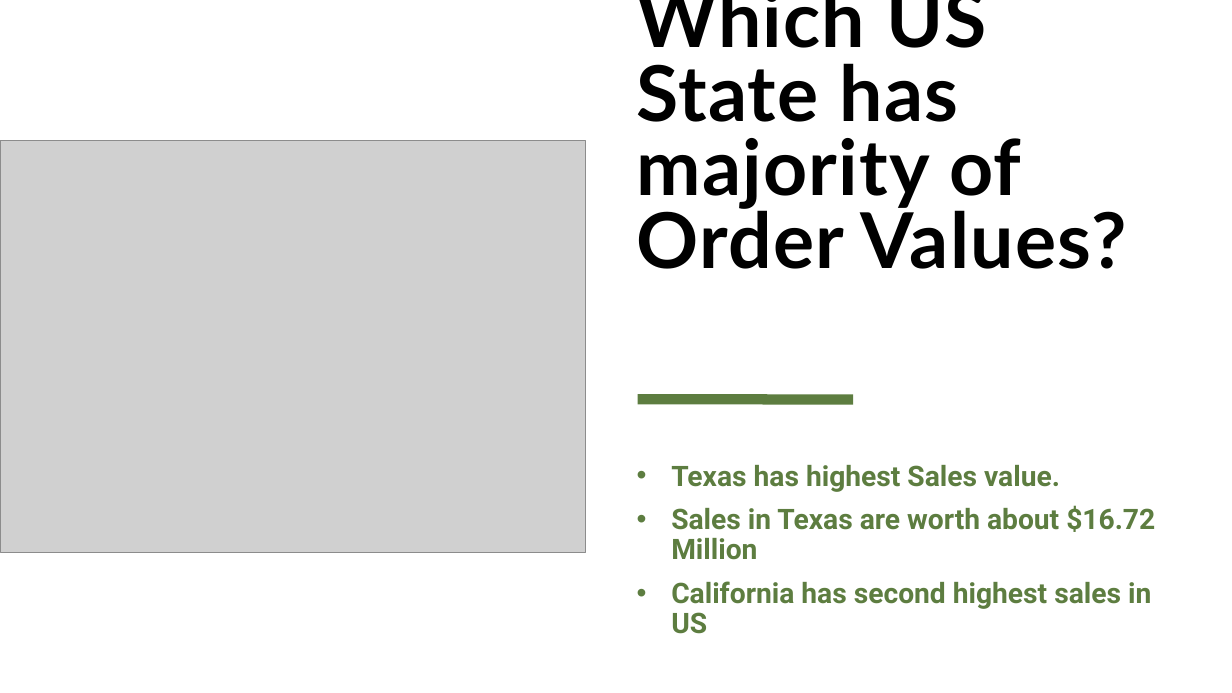
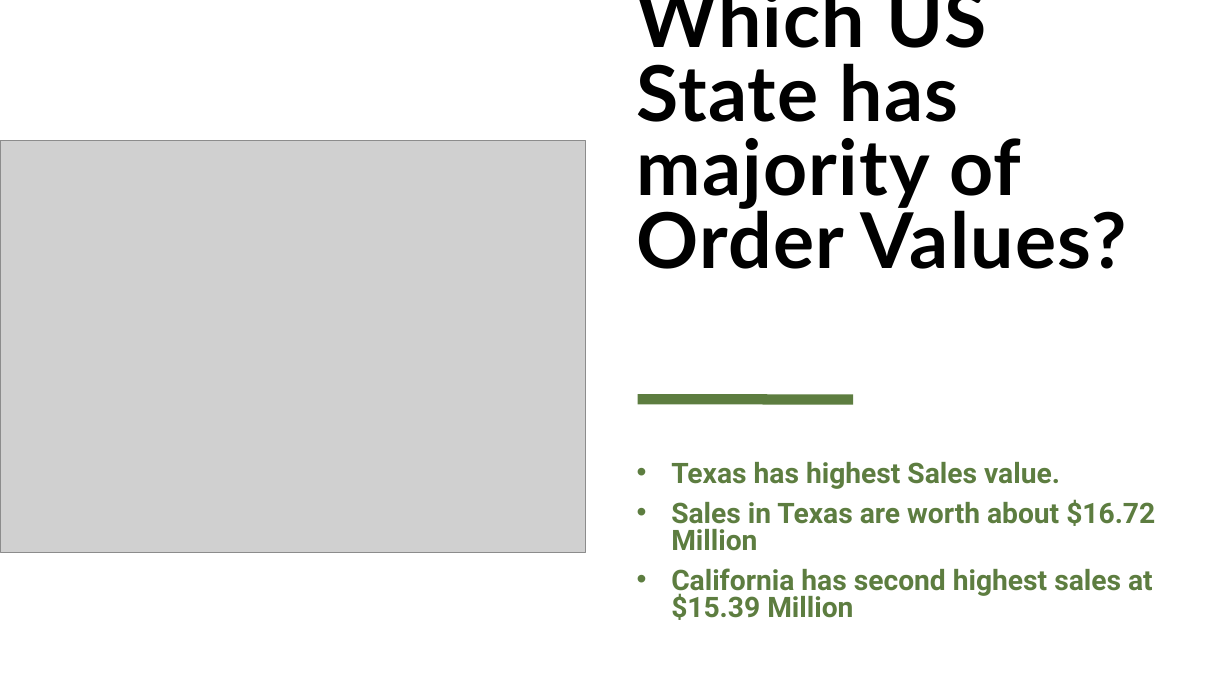
Before and after one commit to SumanDuduka/U.S.-E-Commerce-Trends-Analysis-with-Tableau-and-PostgreSQL, a slide deck: slide 3 of Project Info.pptx. Drawn at 1232x693 pixels with LibreOffice and Linux fonts; fonts in the diff are those of the drawing; grey boxes stand for pictures. Boxes give left, top, right and bottom in pixels: in the first picture for what was removed or moved away, otherwise in the second. Text is boxed around its words. In the diff, an @@ line names an element or a change of style, - is before the commit and + after.

```diff
--- a/Project Info.pptx
+++ b/Project Info.pptx
@@ text at (x1=671, y1=462, x2=1155, y2=551): line spacing 0.9 to 0.8 @@
@@ text at (x1=671, y1=568, x2=1153, y2=620): text changed @@
-• California has second highest sales in US
+• California has second highest sales at $15.39 Million
```
Also in this commit, not shown: 2 other slides changed.
